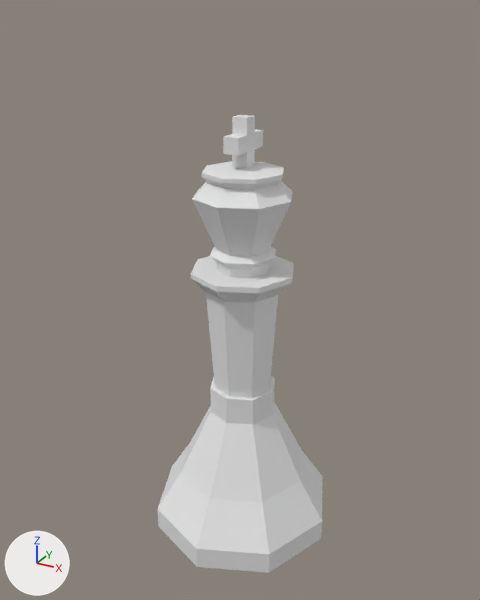
A saved change to the FBX model ZombieChess/Assets/Assets/blackChessKing.fbx.
The view is the same before and after, from a 50 mm camera at (1.82, -3.34, 3.32) aimed at (-0.02, 0.0, 1.65). Lighting does not change. The marker at lower left points along +X, +Y and +Z.
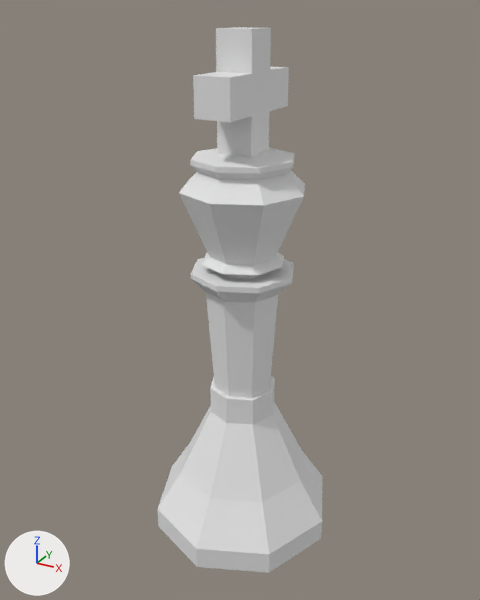
Where the change shows, as pixel boxes [x1, y1, x2, y2] in the pictures (480 x 600 px; the box of a moved part takes in the faces that stretch with it):
'Cylinder', reshaped (19% taller): before [158, 115, 322, 573]; after [158, 27, 322, 573]
part 1 of me_cylinder_001, moved or reshaped: before [223, 115, 263, 168]; after [193, 27, 289, 157]
part 2 of me_cylinder_001, moved or reshaped: before [192, 161, 293, 269]; after [179, 148, 305, 275]

Patch to the scene script:
```diff
--- a/ZombieChess/Assets/Assets/blackChessKing.fbx.py
+++ b/ZombieChess/Assets/Assets/blackChessKing.fbx.py
@@ me_cylinder_001 @@
 # used by ob_cylinder; location = (0.0, 0.0, 0.0)
-me_cylinder_001.from_pydata(...)  # 176 vertices, 168 faces; spans x -0.61..0.61, y -0.62..0.62, z 0.01..2.77
+me_cylinder_001.from_pydata(...)  # 176 vertices, 168 faces; spans x -0.61..0.61, y -0.62..0.62, z 0.01..3.23
+# me_cylinder_001 part 1: the loose piece of 24 vertices spanning x -0.05..0.05, y -0.15..0.15, z 2.49..2.77 is scaled about its middle by 2.31, then moved by (0.0, 0.0, 0.27)
+# me_cylinder_001 part 2: 64 of the vertices in x -0.31..0.31, y -0.31..0.31, z 1.97..2.5 are scaled about their middle by 1.25, then moved by (0.0, 0.0, 0.02)
```
